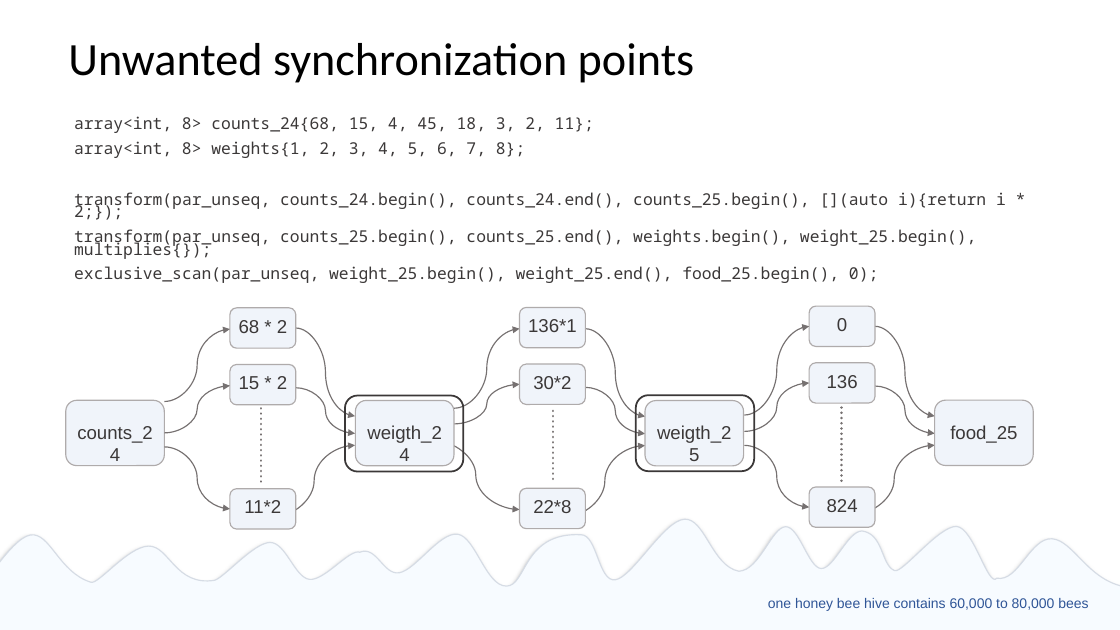
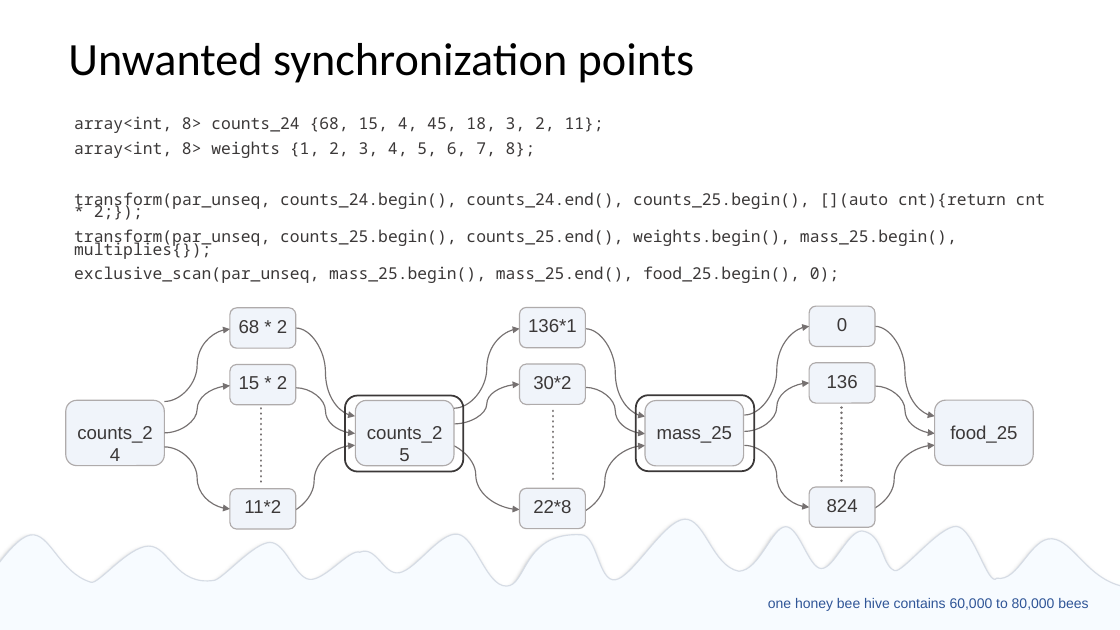
Before and after one commit to EmptySquareBubble/StoriesFromAParallelUniverse-, a slide deck: slide 31 of stories_from_a_paralel_universe.pptx (slide 27 before the commit). Drawn at 1120x630 pixels with LibreOffice and Linux fonts; fonts in the diff are those of the drawing. Boxes give left, top, right and bottom in pixels: in the first picture for what was removed or moved away, otherwise in the second. Text is boxed around its words. In the diff, an @@ line names an element or a change of style, - is before the commit and + after.

Commit message:
connect inclusive/exclusive scan examples

```diff
--- a/stories_from_a_paralel_universe.pptx
+++ b/stories_from_a_paralel_universe.pptx
@@ text at box(74, 116, 604, 158): spaces changed @@
-array<int, 8> counts_24{68, 15, 4, 45, 18, 3, 2, 11};
-array<int, 8> weights{1, 2, 3, 4, 5, 6, 7, 8};
+array<int, 8> counts_24 {68, 15, 4, 45, 18, 3, 2, 11};
+array<int, 8> weights {1, 2, 3, 4, 5, 6, 7, 8};
@@ text at box(74, 192, 1045, 283): text changed @@
-transform(par_unseq, counts_24.begin(), counts_24.end(), counts_25.begin(), [](auto i){return i * 2;});
-transform(par_unseq, counts_25.begin(), counts_25.end(), weights.begin(), weight_25.begin(), multiplies{});
-exclusive_scan(par_unseq, weight_25.begin(), weight_25.end(), food_25.begin(), 0);
+transform(par_unseq, counts_24.begin(), counts_24.end(), counts_25.begin(), [](auto cnt){return cnt * 2;});
+transform(par_unseq, counts_25.begin(), counts_25.end(), weights.begin(), mass_25.begin(), multiplies{});
+exclusive_scan(par_unseq, mass_25.begin(), mass_25.end(), food_25.begin(), 0);
@@ text at box(367, 426, 443, 443): text changed @@
-  weigth_24
+  counts_25
@@ text at box(657, 426, 733, 443): text changed @@
-  weigth_25
+  mass_25
```
Also in this commit, not shown: 13 other slides changed, 4 slides added, 1 slide removed, 2 other files.
